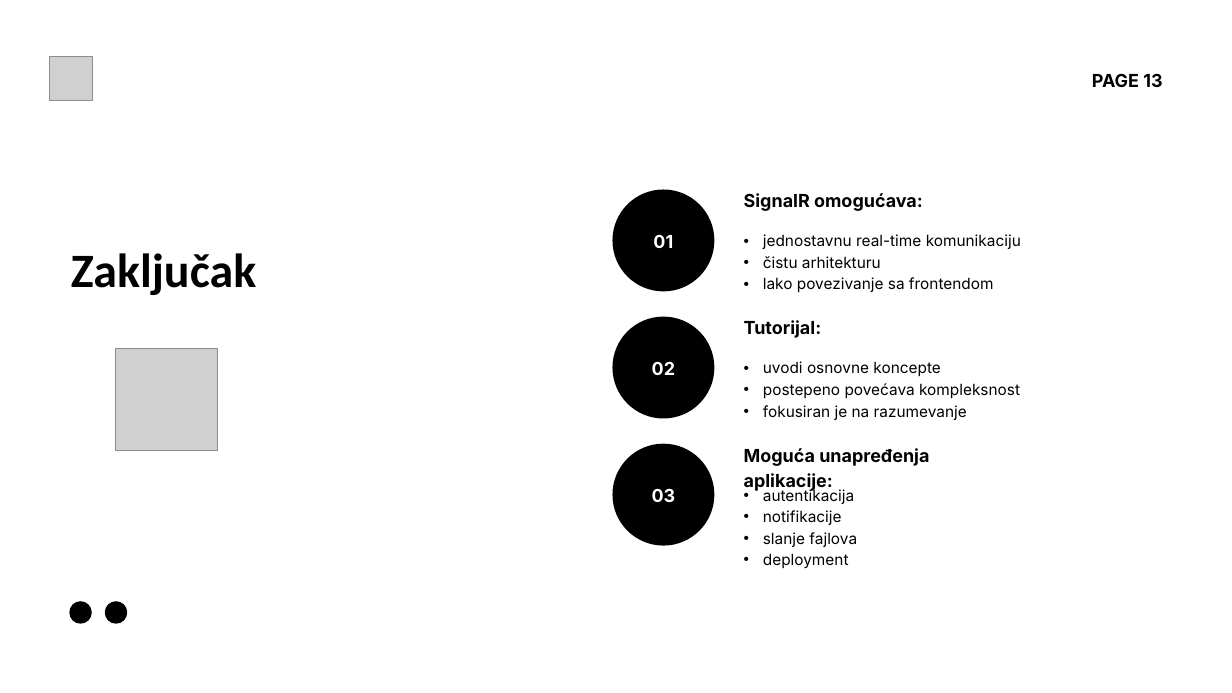
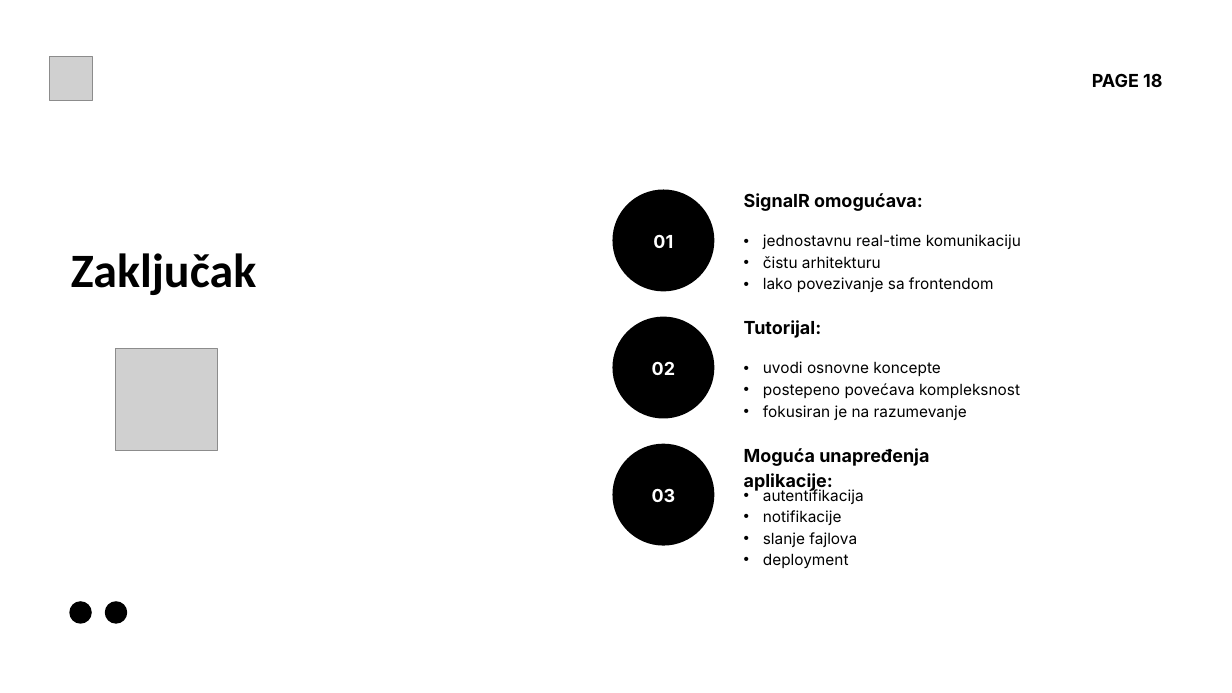
Before and after one commit to SukiDj/SignalRChat, a slide deck: slide 18 of Prezentacija.pptx (slide 13 before the commit). Drawn at 1232x693 pixels with LibreOffice and Linux fonts; fonts in the diff are those of the drawing; grey boxes stand for pictures. Boxes give left, top, right and bottom in pixels: in the first picture for what was removed or moved away, otherwise in the second. Text is boxed around its words. In the diff, an @@ line names an element or a change of style, - is before the commit and + after.

```diff
--- a/Prezentacija.pptx
+++ b/Prezentacija.pptx
@@ text at (1092, 73, 1162, 87): text changed @@
-PAGE 13
+PAGE 18
@@ text at (763, 487, 864, 504): text changed @@
-• autentikacija
+• autentifikacija
```
Also in this commit, not shown: 10 other slides changed, 5 slides added, 5 other files.
